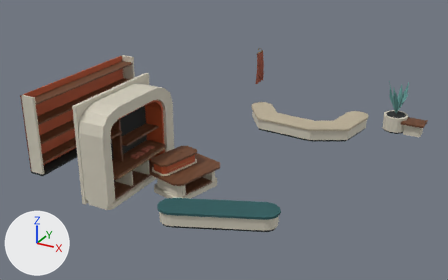
Two versions of the glTF model external_packages/shopping_promenade_20261009/exports/SHOP_D09_S72_F288__fitout.glb, one commit apart.
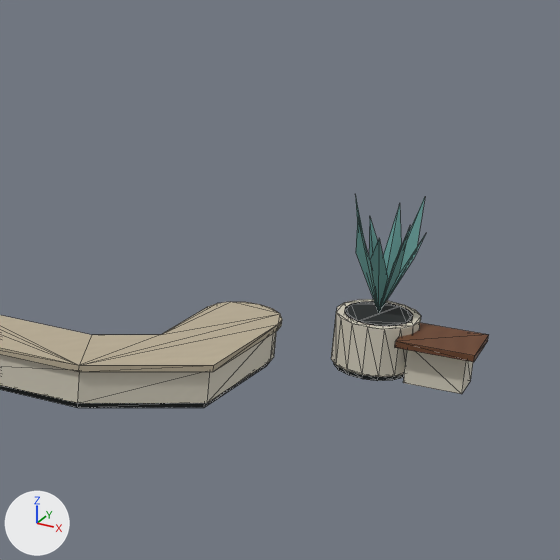
There are two pictures of each version: one whole from a 50 mm lens placed at (8.51, -16.81, 8.87), pointed at (-0.48, -0.46, 0.69), one close up on the part from 64% to 100% of the width and 9% to 66% of the height. The axes (+X, +Y, +Z) are drawn at lower left. The lights are the same throughout. The first two pictures are the older version. The close-ups show mesh edges as thin lines. Vertices at exactly the same position are counted once.

The first close-up shows 'SHOP_D09_S72_F288__fitout__dark_rubber', 'SHOP_D09_S72_F288__fitout__ivory_enamel', 'SHOP_D09_S72_F288__fitout__oatmeal_weave', 'SHOP_D09_S72_F288__fitout__quiet_teal', 'SHOP_D09_S72_F288__fitout__warm_walnut'.
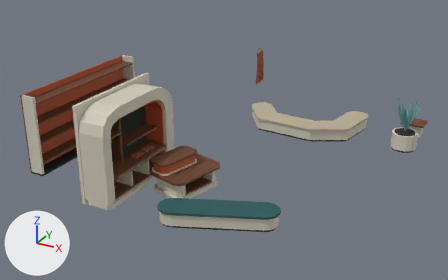
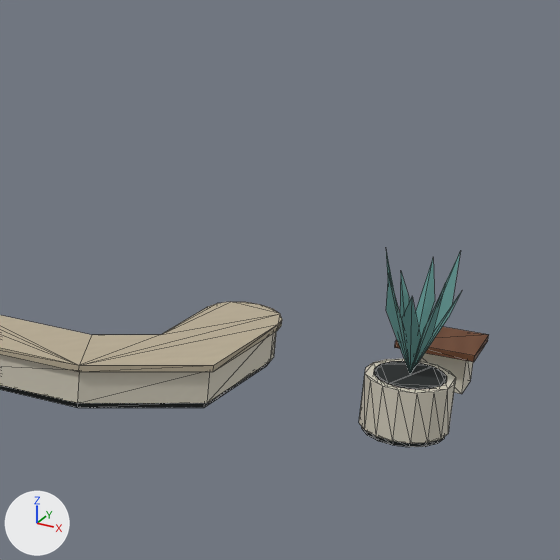
What changed in the scene script:
```text
Change me_shop_d09_s72_f288__fitout__dark_rubber:
    used by ob_shop_d09_s72_f288__fitout__dark_rubber; location = (0.0, 0.0, 0.0)
    remove me_shop_d09_s72_f288__fitout__dark_rubber.from_pydata(...)  # 272 vertices, 488 faces; spans x -5.35..4.2, y -5.0..5.2, z 0.0..2.49
    add me_shop_d09_s72_f288__fitout__dark_rubber.from_pydata(...)  # 272 vertices, 488 faces; spans x -5.35..4.9, y -5.0..4.62, z 0.0..2.49
    me_shop_d09_s72_f288__fitout__dark_rubber part 1: the loose piece of 32 vertices spanning x 3.4..4.2, y 4.4..5.2, z 0.0..0.06 is moved by (0.7, -1.5, 0.0)
    me_shop_d09_s72_f288__fitout__dark_rubber part 2: the loose piece of 32 vertices spanning x 3.45..4.15, y 4.45..5.15, z 0.56..0.6 is moved by (0.7, -1.5, 0.0)
Change me_shop_d09_s72_f288__fitout__ivory_enamel:
    used by ob_shop_d09_s72_f288__fitout__ivory_enamel; location = (0.0, 0.0, 0.0)
    remove me_shop_d09_s72_f288__fitout__ivory_enamel.from_pydata(...)  # 348 vertices, 654 faces; spans x -5.35..4.8, y -5.05..5.24, z 0.0..3.0
    add me_shop_d09_s72_f288__fitout__ivory_enamel.from_pydata(...)  # 348 vertices, 654 faces; spans x -5.35..4.93, y -5.05..4.9, z 0.0..3.0
    me_shop_d09_s72_f288__fitout__ivory_enamel part 3: the loose piece of 32 vertices spanning x 3.37..4.24, y 4.36..5.24, z 0.06..0.59 is moved by (0.7, -1.5, 0.0)
Change me_shop_d09_s72_f288__fitout__quiet_teal:
    used by ob_shop_d09_s72_f288__fitout__quiet_teal; location = (0.0, 0.0, 0.0)
    remove me_shop_d09_s72_f288__fitout__quiet_teal.from_pydata(...)  # 25 vertices, 16 faces; spans x 3.42..4.18, y 4.42..5.18, z 0.6..1.85
    add me_shop_d09_s72_f288__fitout__quiet_teal.from_pydata(...)  # 25 vertices, 16 faces; spans x 4.12..4.88, y 2.92..3.68, z 0.6..1.85
    me_shop_d09_s72_f288__fitout__quiet_teal part 4: the whole mesh is moved by (0.7, -1.5, 0.0)
```

Where the change shows, as pixel boxes [x1, y1, x2, y2] in the close-ups (560 x 560 px; the box of a moved part takes in the faces that stretch with it):
'SHOP_D09_S72_F288__fitout__ivory_enamel', reshaped
    before: [0, 299, 473, 403]
    after: [0, 331, 473, 443]
'SHOP_D09_S72_F288__fitout__quiet_teal', moved
    before: [355, 194, 425, 313]
    after: [386, 250, 461, 374]
'SHOP_D09_S72_F288__fitout__dark_rubber', reshaped
    before: [0, 301, 413, 408]
    after: [0, 361, 447, 447]
part 1 of me_shop_d09_s72_f288__fitout__dark_rubber, moved or reshaped
    before: [334, 363, 404, 381]
    after: [362, 427, 444, 447]
part 2 of me_shop_d09_s72_f288__fitout__dark_rubber, moved or reshaped
    before: [345, 301, 413, 326]
    after: [374, 361, 447, 390]
part 3 of me_shop_d09_s72_f288__fitout__ivory_enamel, moved or reshaped
    before: [331, 299, 421, 377]
    after: [359, 359, 456, 443]
